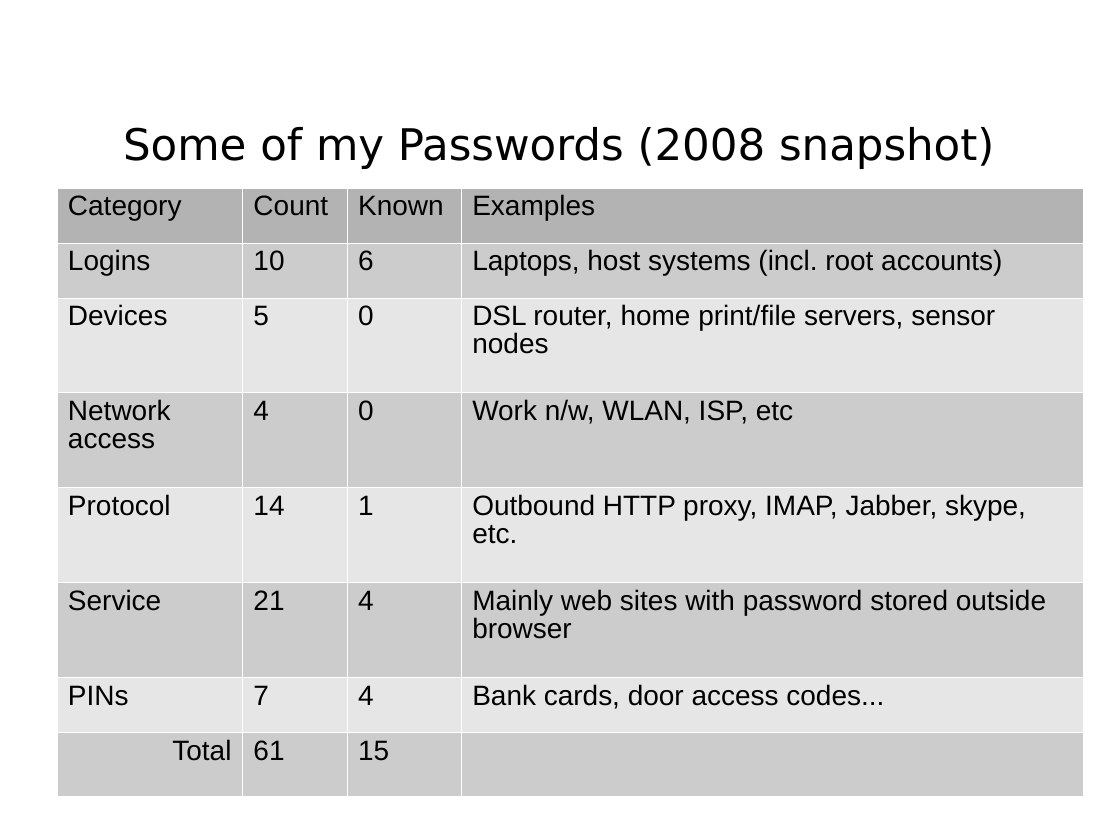
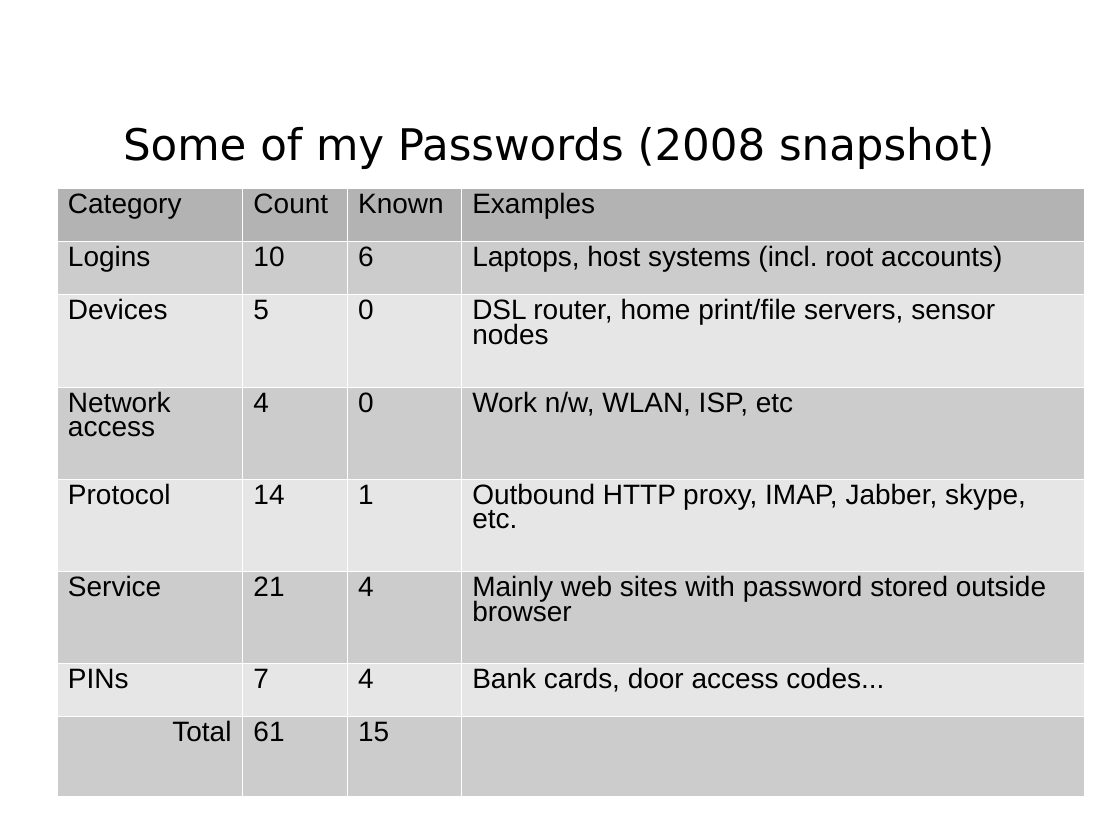
Before and after one commit to sftcd/cs7053, a slide deck: slide 47 of 2016lectures/02-concepts.ppt. Drawn at 1120x840 pixels with LibreOffice and Linux fonts; fonts in the diff are those of the drawing. Boxes give left, top, right and bottom in pixels: in the first picture for what was removed or moved away, otherwise in the second. Text is boxed around its words. In the diff, an @@ line names an element or a change of style, - is before the commit and + after.

```diff
--- a/2016lectures/02-concepts.ppt
+++ b/2016lectures/02-concepts.ppt
@@ table at (57,188,1084,796) @@
@@ line spacing 0.89 to 0.79 @@
```
Also in this commit, not shown: 43 other slides changed, 2 slides added.
